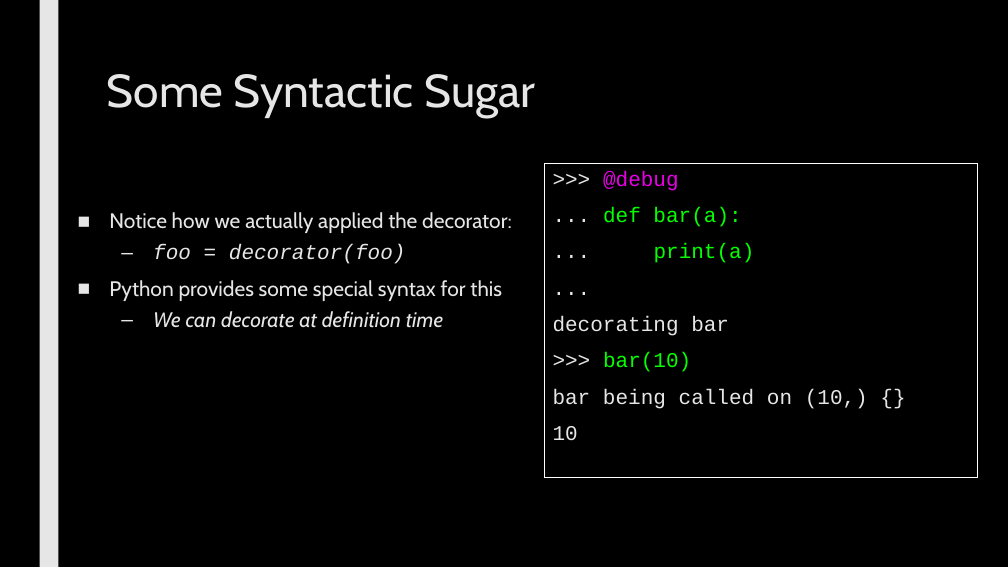
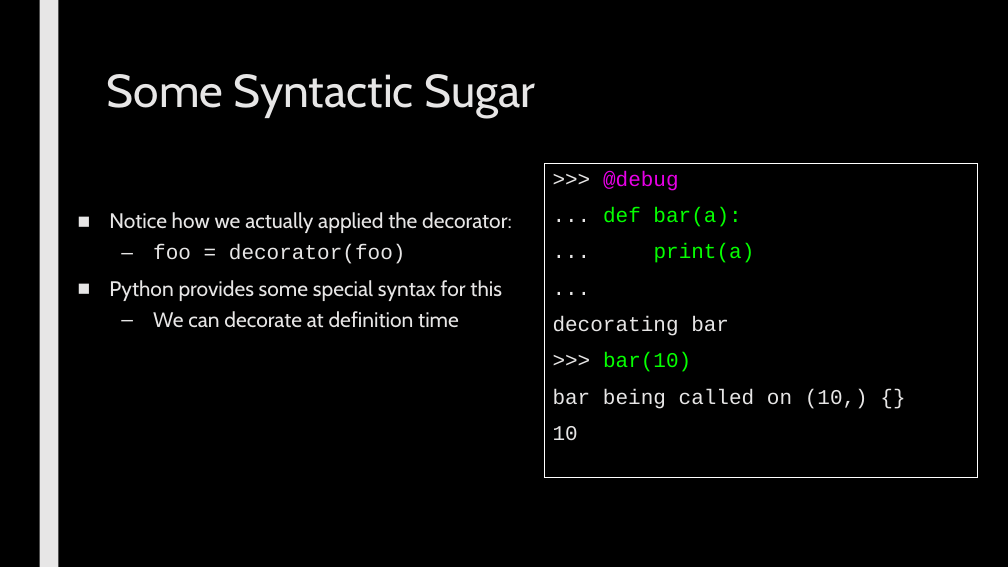
Before and after one commit to max7patek/metaprogramming, a slide deck: slide 6 of slides/04-Decorators.pptx. Drawn at 1008x567 pixels with LibreOffice and Linux fonts; fonts in the diff are those of the drawing. Boxes give left, top, right and bottom in pixels: in the first picture for what was removed or moved away, otherwise in the second. Text is boxed around its words. In the diff, an @@ line names an element or a change of style, - is before the commit and + after.

Commit message:
swapped fonts

```diff
--- a/slides/04-Decorators.pptx
+++ b/slides/04-Decorators.pptx
@@ text at [153, 244, 459, 328]: italic off in "foo = decorator(foo)", "We can decorate at definition time" @@
```
Also in this commit, not shown: 1 other slide changed.
